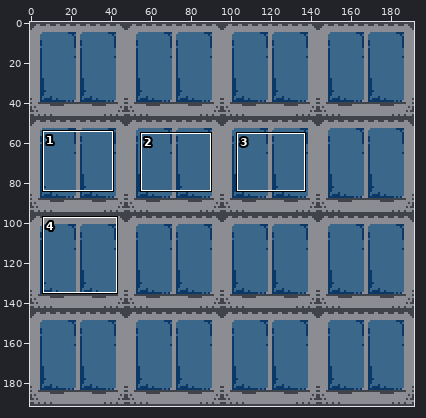
Sprite sheet: love2d/gfx/blocks.png. The picture above shows the old version from afar; the outline marks the close-up.
Close-up. The starting point:
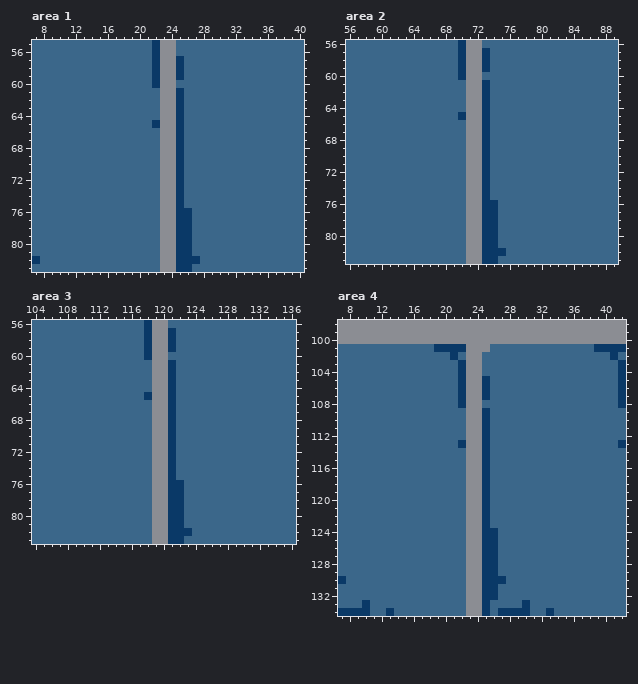
The file is 192x192 pixels. Shown: area 1: x 7..40, y 55..83; area 2: x 56..89, y 56..83; area 3: x 104..136, y 56..83; area 4: x 7..42, y 98..134. The commit also changed other parts of the picture, which this record leaves out.
New version:
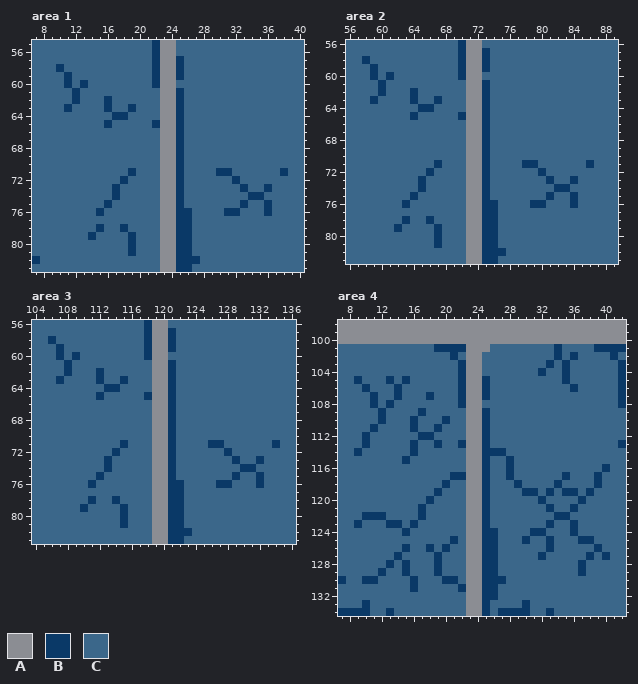
Palette (. is transparent): A #8b8d93  B #0a3967  C #3b678a
From old to new:
Area 1:
y 58: x 10 C -> B
y 59: x 11 C -> B
y 60: x 11 C -> B; x 13 C -> B
y 61: x 12 C -> B
y 62: x 12 C -> B; x 16 C -> B
y 63: x 11 C -> B; x 16 C -> B; x 19 C -> B
y 64: x 17..18 CC -> BB
y 65: x 16 C -> B
y 71: x 19 C -> B; x 30..31 CC -> BB; x 38 C -> B
y 72: x 18 C -> B; x 32 C -> B
y 73: x 17 C -> B; x 33 C -> B; x 36 C -> B
y 74: x 17 C -> B; x 34..35 CC -> BB
y 75: x 16 C -> B; x 33 C -> B; x 36 C -> B
y 76: x 15 C -> B; x 31..32 CC -> BB; x 36 C -> B
y 78: x 15 C -> B; x 18 C -> B
y 79: x 14 C -> B; x 19 C -> B
y 80..81: x 19 C -> B
Area 2:
y 58: x 58 C -> B
y 59: x 59 C -> B
y 60: x 59 C -> B; x 61 C -> B
y 61: x 60 C -> B
y 62: x 60 C -> B; x 64 C -> B
y 63: x 59 C -> B; x 64 C -> B; x 67 C -> B
y 64: x 65..66 CC -> BB
y 65: x 64 C -> B
y 71: x 67 C -> B; x 78..79 CC -> BB; x 86 C -> B
y 72: x 66 C -> B; x 80 C -> B
y 73: x 65 C -> B; x 81 C -> B; x 84 C -> B
y 74: x 65 C -> B; x 82..83 CC -> BB
y 75: x 64 C -> B; x 81 C -> B; x 84 C -> B
y 76: x 63 C -> B; x 79..80 CC -> BB; x 84 C -> B
y 78: x 63 C -> B; x 66 C -> B
y 79: x 62 C -> B; x 67 C -> B
y 80..81: x 67 C -> B
Area 3:
y 58: x 106 C -> B
y 59: x 107 C -> B
y 60: x 107 C -> B; x 109 C -> B
y 61: x 108 C -> B
y 62: x 108 C -> B; x 112 C -> B
y 63: x 107 C -> B; x 112 C -> B; x 115 C -> B
y 64: x 113..114 CC -> BB
y 65: x 112 C -> B
y 71: x 115 C -> B; x 126..127 CC -> BB; x 134 C -> B
y 72: x 114 C -> B; x 128 C -> B
y 73: x 113 C -> B; x 129 C -> B; x 132 C -> B
y 74: x 113 C -> B; x 130..131 CC -> BB
y 75: x 112 C -> B; x 129 C -> B; x 132 C -> B
y 76: x 111 C -> B; x 127..128 CC -> BB; x 132 C -> B
y 78: x 111 C -> B; x 114 C -> B
y 79: x 110 C -> B; x 115 C -> B
y 80..81: x 115 C -> B
Area 4:
y 101: x 34 C -> B
y 102: x 34 C -> B; x 36 C -> B
y 103: x 33 C -> B; x 35 C -> B
y 104: x 32 C -> B; x 35 C -> B
y 105: x 9 C -> B; x 13 C -> B; x 15 C -> B; x 35 C -> B
y 106: x 10 C -> B; x 14 C -> B; x 36 C -> B
y 107: x 11 C -> B; x 14 C -> B; x 18 C -> B
y 108: x 11 C -> B; x 13 C -> B
y 109: x 12 C -> B; x 17 C -> B
y 110: x 12 C -> B; x 16 C -> B; x 20 C -> B
y 111: x 11 C -> B; x 16 C -> B; x 19 C -> B
y 112: x 10 C -> B; x 17..18 CC -> BB
y 113: x 10 C -> B; x 16 C -> B; x 19 C -> B
y 114: x 9 C -> B; x 16 C -> B; x 26..27 CC -> BB
y 115: x 15 C -> B; x 28 C -> B
y 116: x 28 C -> B; x 40 C -> B
y 117: x 21..22 CC -> BB; x 28 C -> B; x 35 C -> B; x 39 C -> B
y 118: x 20 C -> B; x 29 C -> B; x 34 C -> B; x 39 C -> B
y 119: x 19 C -> B; x 30..31 CC -> BB; x 33 C -> B; x 35..36 CC -> BB; x 38 C -> B
y 120: x 18 C -> B; x 32 C -> B; x 37 C -> B
y 121: x 17 C -> B; x 33 C -> B; x 36 C -> B
y 122: x 10..12 CCC -> BBB; x 17 C -> B; x 34..35 CC -> BB
y 123: x 9 C -> B; x 13..14 CC -> BB; x 16 C -> B; x 33 C -> B; x 36 C -> B
y 124: x 15 C -> B; x 31..32 CC -> BB; x 36 C -> B
y 125: x 21 C -> B; x 30 C -> B; x 33 C -> B; x 37..38 CC -> BB
y 126: x 15 C -> B; x 18 C -> B; x 20 C -> B; x 33 C -> B; x 39 C -> B
y 127: x 14 C -> B; x 19 C -> B; x 32 C -> B; x 38 C -> B; x 40 C -> B
y 128: x 13 C -> B; x 15 C -> B; x 19 C -> B; x 37 C -> B
y 129: x 12 C -> B; x 15 C -> B; x 19 C -> B; x 37 C -> B
y 130: x 10..11 CC -> BB; x 16 C -> B; x 20..21 CC -> BB
y 131: x 16 C -> B; x 22 C -> B
